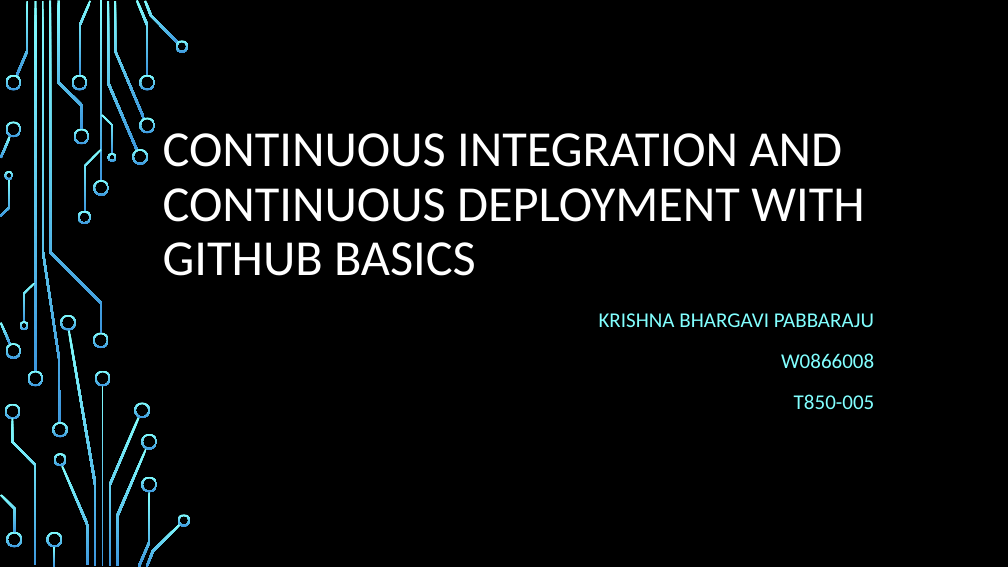
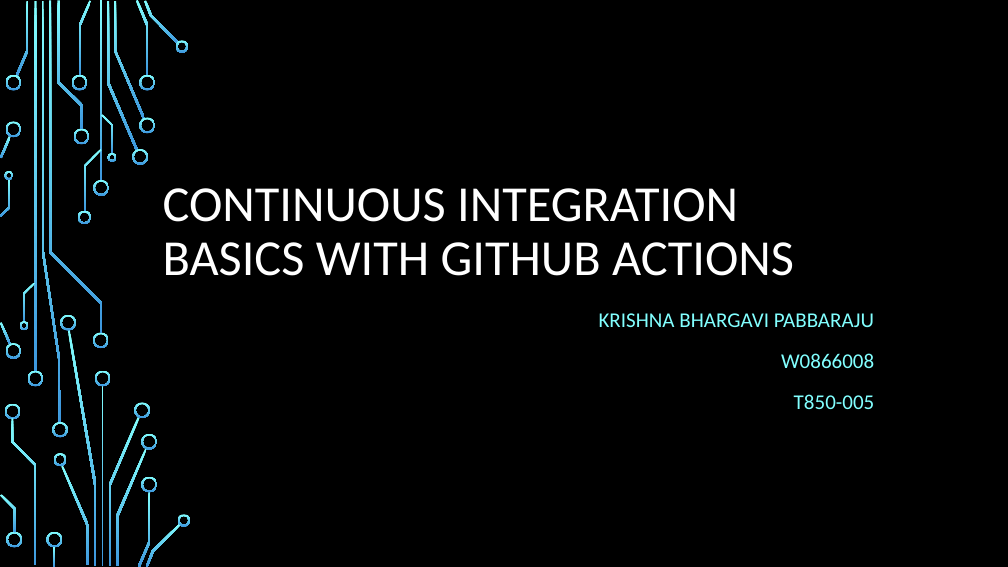
Before and after one commit to KrishnaBhargaviP/krishna.github.io, a slide deck: slide 1 of files/continuos integration CONTINUOUS DEPLOYMENT with github basics.pptx. Drawn at 1008x567 pixels with LibreOffice and Linux fonts; fonts in the diff are those of the drawing; background and template pictures are left out. Boxes give left, top, right and bottom in pixels: in the first picture for what was removed or moved away, otherwise in the second. Text is boxed around its words. In the diff, an @@ line names an element or a change of style, - is before the commit and + after.

Commit message:
ci/cd update

```diff
--- a/files/continuos integration CONTINUOUS DEPLOYMENT with github basics.pptx
+++ b/files/continuos integration CONTINUOUS DEPLOYMENT with github basics.pptx
@@ title at <box>163,188,794,276</box>: text changed @@
-CONTINUOUS INTEGRATION AND CONTINUOUS DEPLOYMENT WITH GITHUB BASICS
+CONTINUOUS INTEGRATION BASICS WITH GITHUB ACTIONS
```
Also in this commit, not shown: 1 other slide changed.
